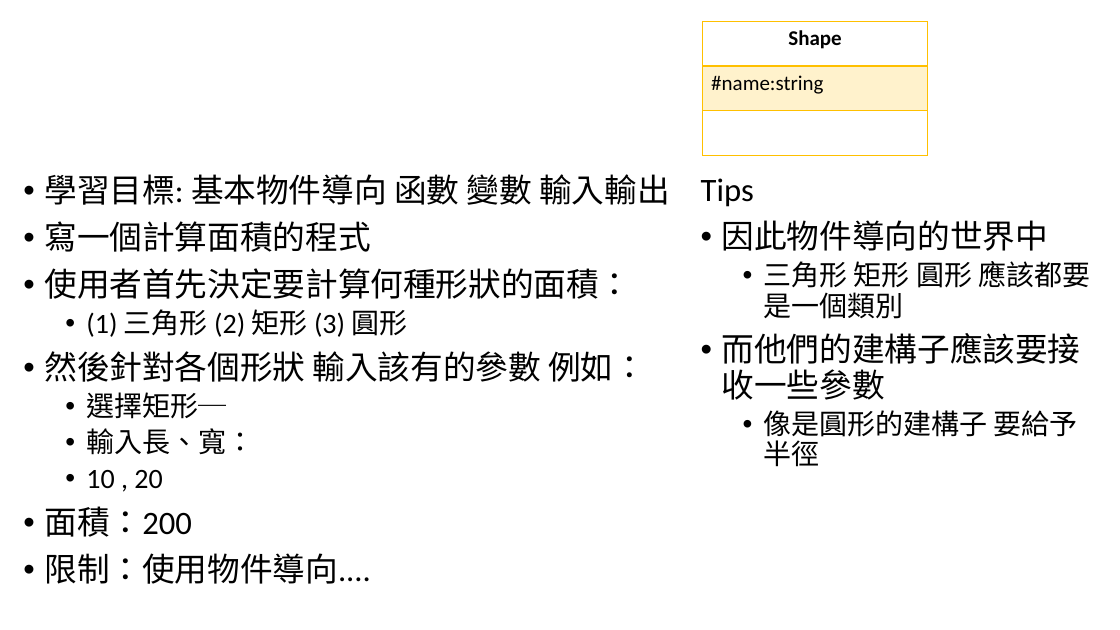
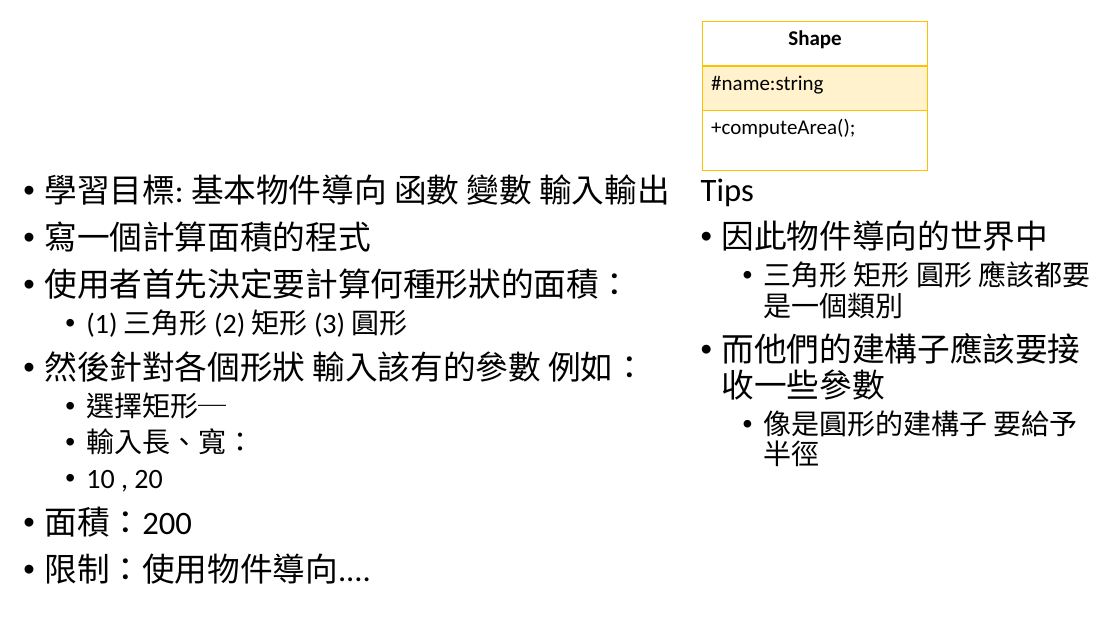
Before and after one commit to Lukaka4331/eclipse-workspace, a slide deck: slide 5 of OOP_PracticeQuestions/Java_Object_Oriented_Programming(OOP)_Design_Pattern.pptx. Drawn at 1120x630 pixels with LibreOffice and Linux fonts; fonts in the diff are those of the drawing. Boxes give left, top, right and bottom in pixels: in the first picture for what was removed or moved away, otherwise in the second. Text is boxed around its words. In the diff, an @@ line names an element or a change of style, - is before the commit and + after.

```diff
--- a/OOP_PracticeQuestions/Java_Object_Oriented_Programming(OOP)_Design_Pattern.pptx
+++ b/OOP_PracticeQuestions/Java_Object_Oriented_Programming(OOP)_Design_Pattern.pptx
@@ table at [703, 22, 928, 170] @@
-row 3, column 1: 
+row 3, column 1: +computeArea();
```
Also in this commit, not shown: 3 slides added, 3 other files.
